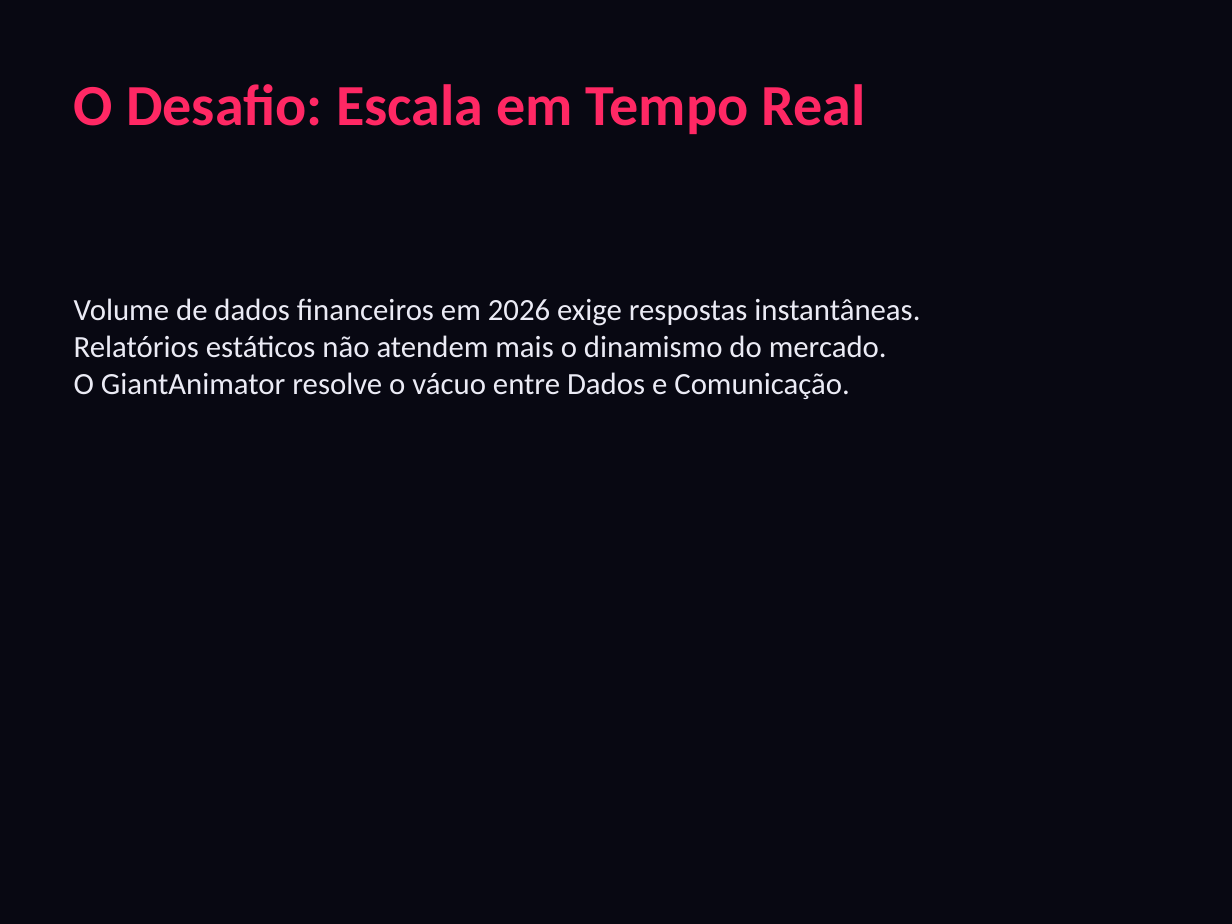
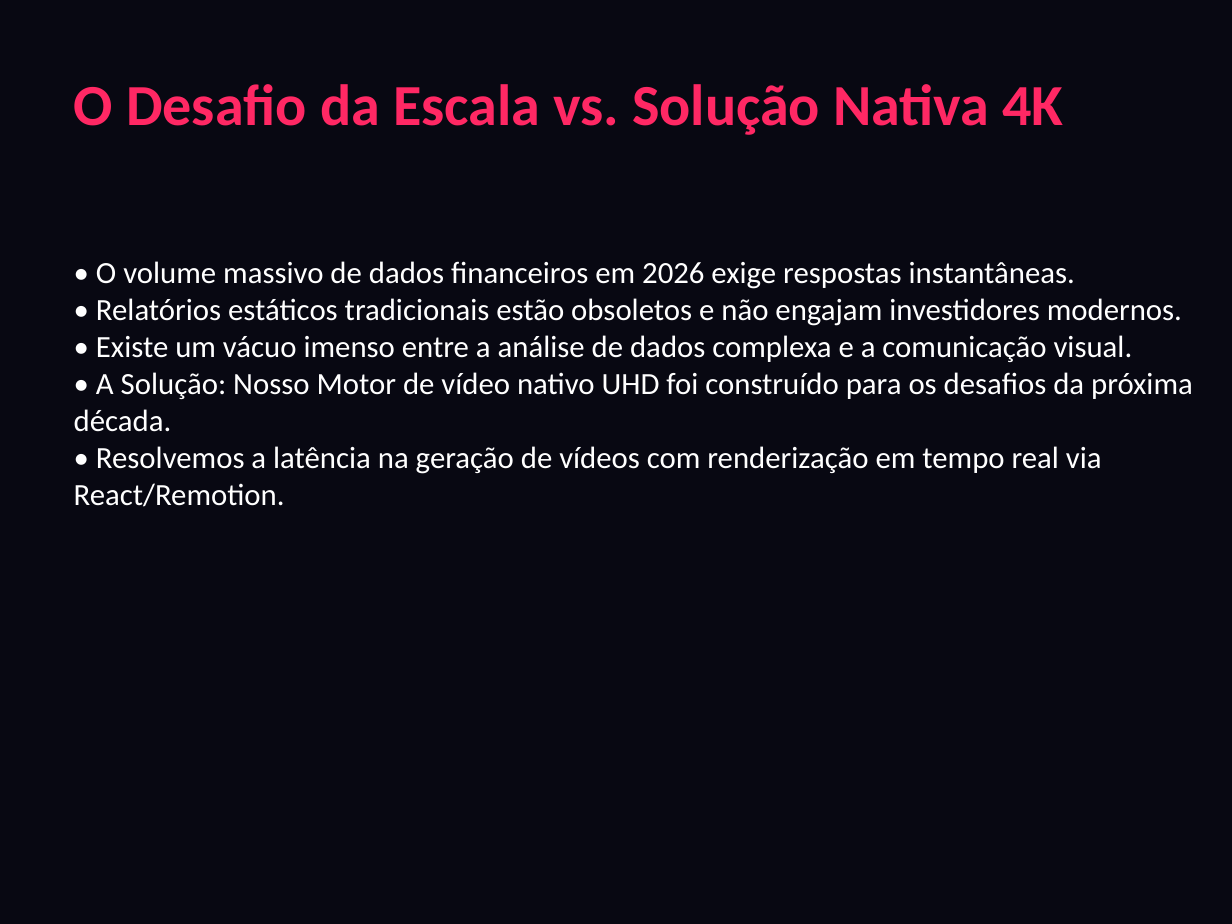
Before and after one commit to gian256-svg/GiantAnimator, a slide deck: slide 3 of GIANT_APRESENTACAO_PREMIUM.pptx. Drawn at 1232x924 pixels with LibreOffice and Linux fonts; fonts in the diff are those of the drawing. Boxes give left, top, right and bottom in pixels: in the first picture for what was removed or moved away, otherwise in the second. Text is boxed around its words. In the diff, an @@ line names an element or a change of style, - is before the commit and + after.

```diff
--- a/GIANT_APRESENTACAO_PREMIUM.pptx
+++ b/GIANT_APRESENTACAO_PREMIUM.pptx
@@ text at [74,84,1063,135]: text changed @@
-O Desafio: Escala em Tempo Real
+O Desafio da Escala vs. Solução Nativa 4K
@@ text at [74,261,1193,507]: text changed; text colour #EBEBF5 to #FFFFFF @@
-Volume de dados financeiros em 2026 exige respostas instantâneas.
-Relatórios estáticos não atendem mais o dinamismo do mercado.
-O GiantAnimator resolve o vácuo entre Dados e Comunicação.
+• O volume massivo de dados financeiros em 2026 exige respostas instantâneas.
+• Relatórios estáticos tradicionais estão obsoletos e não engajam investidores modernos.
+• Existe um vácuo imenso entre a análise de dados complexa e a comunicação visual.
+• A Solução: Nosso Motor de vídeo nativo UHD foi construído para os desafios da próxima década.
+• Resolvemos a latência na geração de vídeos com renderização em tempo real via React/Remotion.
```
Also in this commit, not shown: 5 other slides changed, 4 slides added, 8 slides removed, 16 other files.
